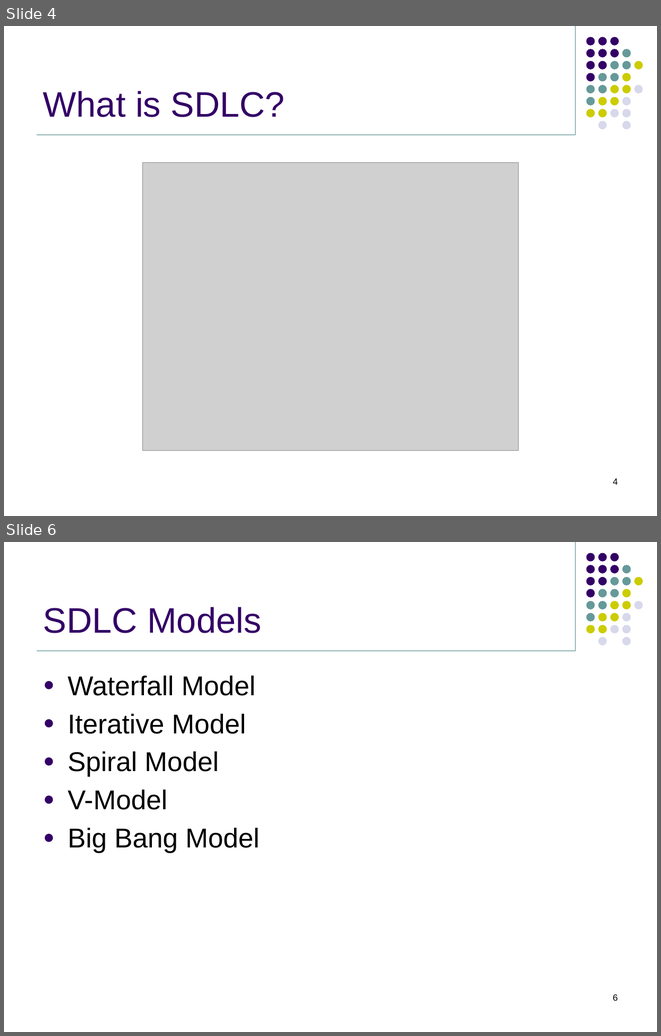
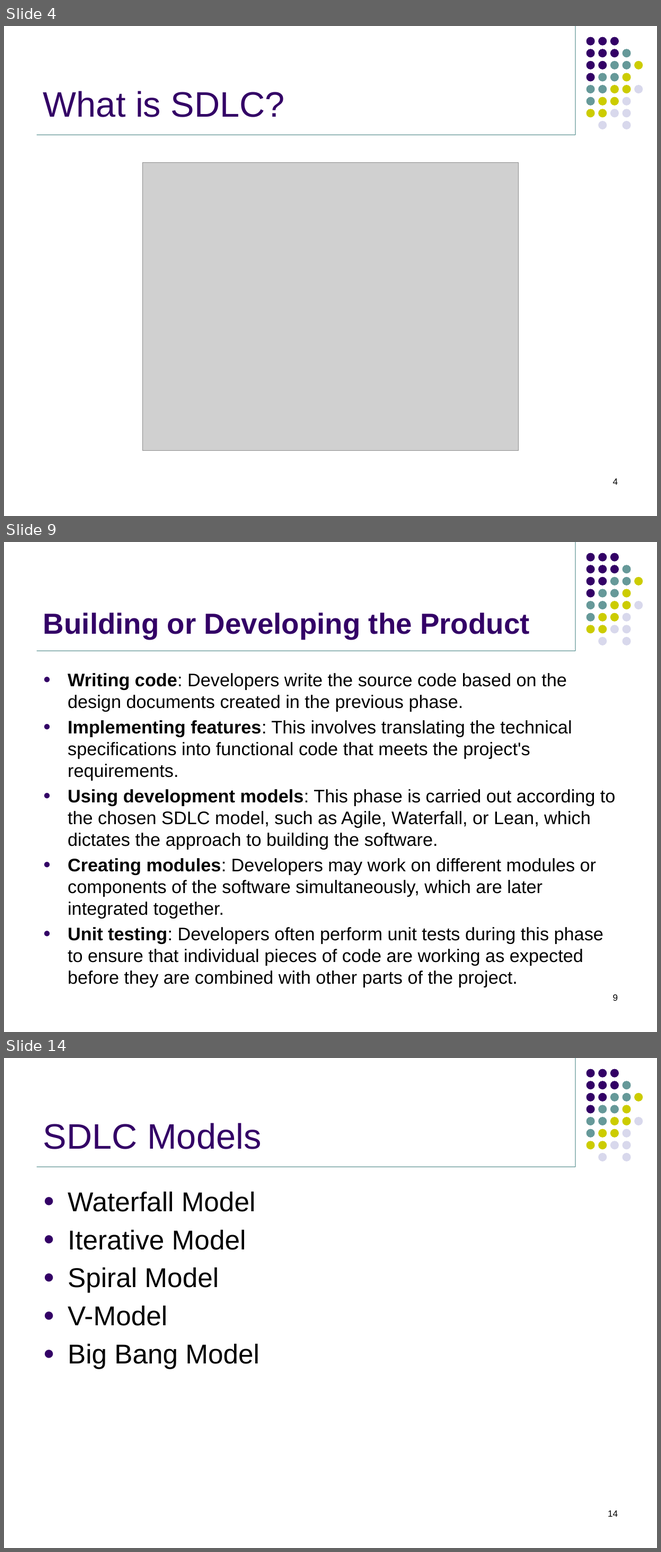
Before and after one commit to jasdhiratrevature/TrainingSlides, a slide deck: SLDC/SDLC.pptx. Shown one above the other, each under a label of ours: slides 4 and 6 before the commit, slides 4, 9 and 14 after it; the slides between them are not shown. The pictures are 661x1036 and 661x1552 pixels, drawn with LibreOffice and Linux fonts; fonts in the diff are those of the drawing; grey boxes stand for pictures; background and template pictures are left out. Boxes give left, top, right and bottom in pixels: in the first picture for what was removed or moved away, otherwise in the second. Text is boxed around its words. In the diff, an @@ line names an element or a change of style, - is before the commit and + after.

```diff
--- a/SLDC/SDLC.pptx
+++ b/SLDC/SDLC.pptx
@@ slide 9 added at (4, 542, 657, 1032), background #FFFFFF; not listed: 33 template elements that a slide beside it also shows @@
@@ title added at (43, 612, 530, 639), 32 pt, text #330066, bold @@
+Building or Developing the Product
@@ text added at (68, 673, 616, 987), 20 pt, text #000000 @@
+● Writing code: Developers write the source code based on the design documents created in the previous phase.
+● Implementing features: This involves translating the technical specifications into functional code that meets the project's requirements.
+● Using development models: This phase is carried out according to the chosen SDLC model, such as Agile, Waterfall, or Lean, which dictates the approach to building the software.
+● Creating modules: Developers may work on different modules or components of the software simultaneously, which are later integrated together.
+● Unit testing: Developers often perform unit tests during this phase to ensure that individual pieces of code are working as expected before they are combined with other parts of the project.
@@ page number added at (613, 994, 618, 1000), 10 pt, text #000000 @@
+9
@@ what was slide 6 is now slide 14 @@
@@ page number at (608, 1510, 618, 1516): text changed @@
-6
+14
```
Also in this commit, not shown: 1 slide changed, 15 other slides added.
